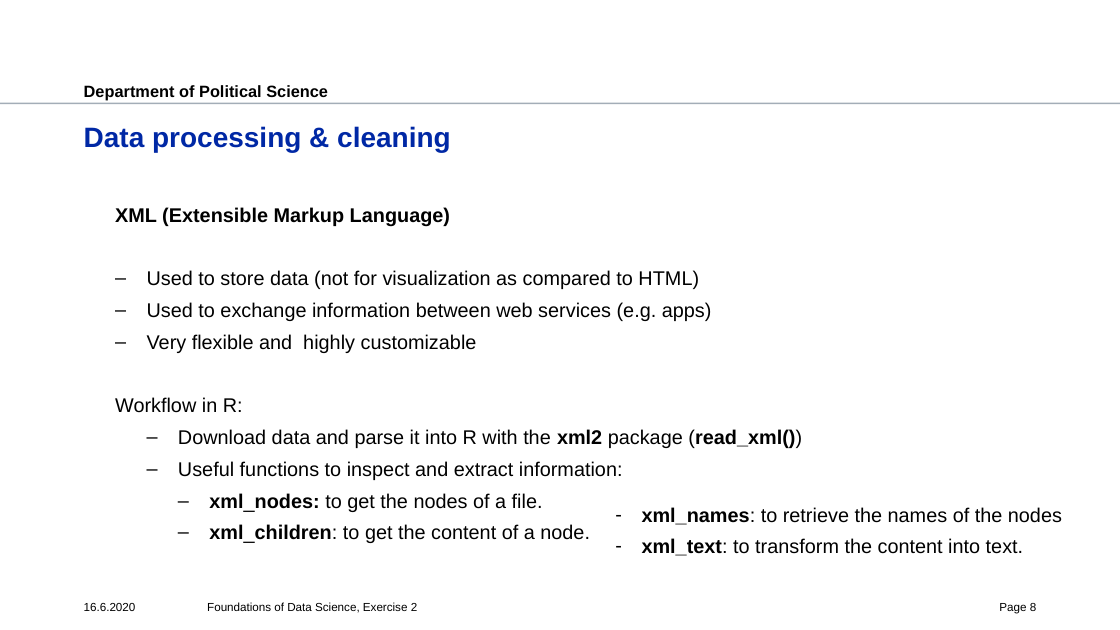
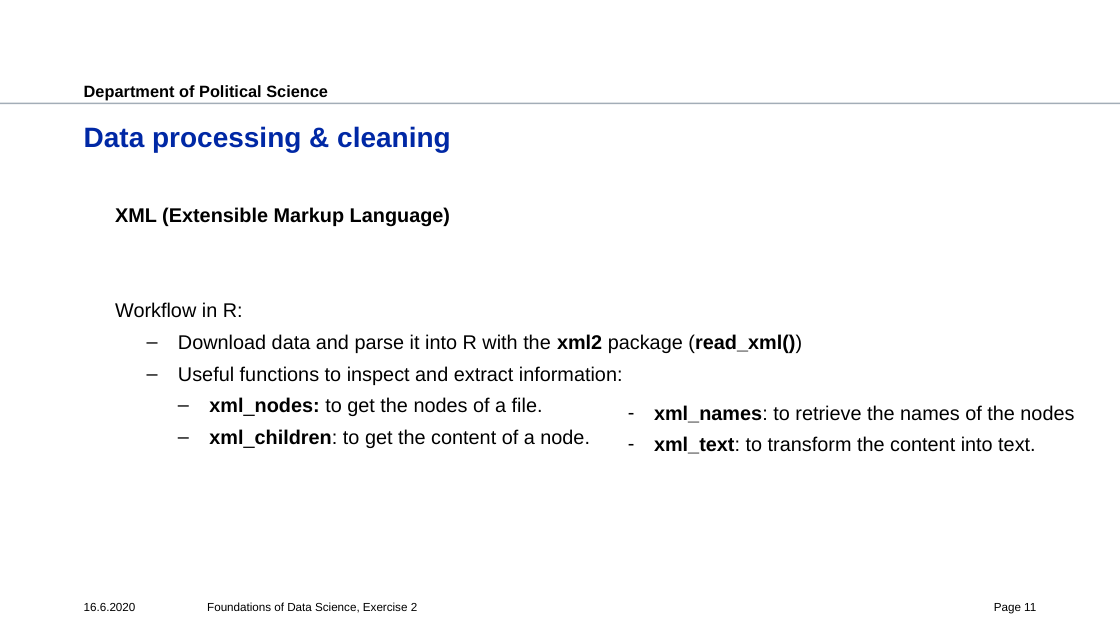
Before and after one commit to polianchykova/fds-2020-exercise, a slide deck: slide 11 of ex2/ex2.pptx (slide 8 before the commit). Drawn at 1120x630 pixels with LibreOffice and Linux fonts; fonts in the diff are those of the drawing; background and template pictures are left out. Boxes give left, top, right and bottom in pixels: in the first picture for what was removed or moved away, otherwise in the second. Text is boxed around its words. In the diff, an @@ line names an element or a change of style, - is before the commit and + after.

```diff
--- a/ex2/ex2.pptx
+++ b/ex2/ex2.pptx
@@ text at (147, 270, 712, 353): paragraphs removed @@
-  – Used to store data (not for visualization as compared to HTML)
-  – Used to exchange information between web services (e.g. apps)
-  – Very flexible and highly customizable
@@ text "xml_names: to retrieve the names ...": place and size @@
-text "xml_names: to retrieve the names ..." at (642, 507, 1062, 556)
+text "xml_names: to retrieve the names ..." at (654, 405, 1074, 454)
@@ page number at (994, 603, 1036, 613): text changed @@
-Page 8
+Page 11
```
Also in this commit, not shown: 3 other slides changed, 4 slides added, 3 other files.
